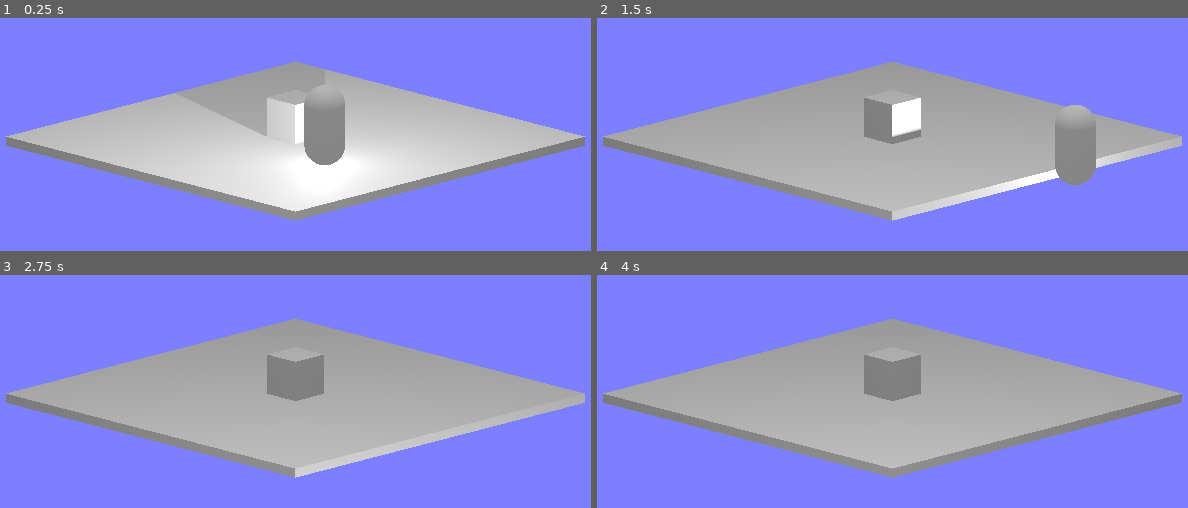
Above: before the commit, frames 1-4 (two rows, left to right).
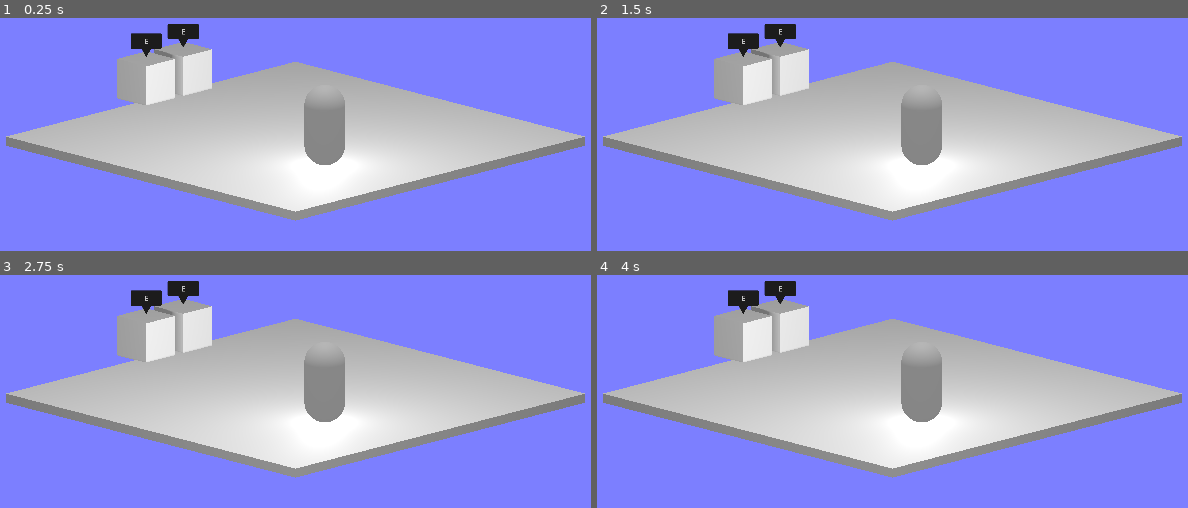
Above: after the commit, the same moments.

Repository: BlodyxCZ/PirateSoftGameJam
Game: Godot game, scene res://scenes/TEST/node_2d.tscn
Same seed, same stepped clock (60 frames per second), same inputs: the game is played once before the commit and once after it. The project has no main scene, so this scene is started directly.
Inputs:
- Up to frame 1 (0.25 s): no input
- Up to frame 2 (1.5 s): tap Enter (ui_accept) at 0.5, 0.77, 0.8, 1.07, 1.35 s; hold Right (ui_right) 0.53-1.28 s; tap E (interact, bound only after the commit) at 0.6 s; hold Down (ui_down) from 1.28 s (still down)
- Up to frame 3 (2.75 s): tap Enter (ui_accept) at 1.52, 1.82, 2.3 s; tap E (interact, bound only after the commit) at 1.55, 2.1 s; release Down (ui_down) at 2.03 s; hold Right (ui_right) from 2.03 s (still down)
- Up to frame 4 (4 s): release Right (ui_right) at 2.78 s; hold Up (ui_up) 2.78-3.53 s; tap E (interact, bound only after the commit) at 2.85 s; tap Enter (ui_accept) at 3.02, 3.32, 3.5, 3.6, 3.77 s; hold Left (ui_left) from 3.53 s (still down)

The runs differ from the first frame. In frame 1, 4.9% of the frame differs, in the area x 19-52%, y 2-55%; in frame 2, 27%, in the area x 14-99%, y 2-88%; in frame 3, 26%; in frame 4, 24%.
Error after the commit: Cannot call method 'hide' on a null value. (res://scenes/classes/InteractableObject/interactable_object.gd:13)

Commit message:
Classes for furniture
Added InteractableObject Class
Added ObjectGUI Class
Updated TestScene to show functionality

Diff:
--- a/project.godot
+++ b/project.godot
@@ -22,6 +22,34 @@
 "res://singletons/": "red"
 }
 
+[input]
+
+move_left={
+"deadzone": 0.5,
+"events": [Object(InputEventKey,"resource_local_to_scene":false,"resource_name":"","device":-1,"window_id":0,"alt_pressed":false,"shift_pressed":false,"ctrl_pressed":false,"meta_pressed":false,"pressed":false,"keycode":0,"physical_keycode":65,"key_label":0,"unicode":97,"echo":false,"script":null)
+]
+}
+move_right={
+"deadzone": 0.5,
+"events": [Object(InputEventKey,"resource_local_to_scene":false,"resource_name":"","device":-1,"window_id":0,"alt_pressed":false,"shift_pressed":false,"ctrl_pressed":false,"meta_pressed":false,"pressed":false,"keycode":0,"physical_keycode":68,"key_label":0,"unicode":100,"echo":false,"script":null)
+]
+}
+move_up={
+"deadzone": 0.5,
+"events": [Object(InputEventKey,"resource_local_to_scene":false,"resource_name":"","device":-1,"window_id":0,"alt_pressed":false,"shift_pressed":false,"ctrl_pressed":false,"meta_pressed":false,"pressed":false,"keycode":0,"physical_keycode":87,"key_label":0,"unicode":119,"echo":false,"script":null)
+]
+}
+move_down={
+"deadzone": 0.5,
+"events": [Object(InputEventKey,"resource_local_to_scene":false,"resource_name":"","device":-1,"window_id":0,"alt_pressed":false,"shift_pressed":false,"ctrl_pressed":false,"meta_pressed":false,"pressed":false,"keycode":0,"physical_keycode":83,"key_label":0,"unicode":115,"echo":false,"script":null)
+]
+}
+interact={
+"deadzone": 0.5,
+"events": [Object(InputEventKey,"resource_local_to_scene":false,"resource_name":"","device":-1,"window_id":0,"alt_pressed":false,"shift_pressed":false,"ctrl_pressed":false,"meta_pressed":false,"pressed":false,"keycode":0,"physical_keycode":69,"key_label":0,"unicode":101,"echo":false,"script":null)
+]
+}
+
 [rendering]
 
 renderer/rendering_method="gl_compatibility"
--- a/scenes/TEST/CSGBox3D2.gd
+++ b/scenes/TEST/CSGBox3D2.gd
@@ -2,24 +2,15 @@
 
 
 const SPEED = 5.0
-const JUMP_VELOCITY = 4.5
 
-# Get the gravity from the project settings to be synced with RigidBody nodes.
 var gravity: float = ProjectSettings.get_setting("physics/3d/default_gravity")
 
 
 func _physics_process(delta: float) -> void:
-	# Add the gravity.
 	if not is_on_floor():
 		velocity.y -= gravity * delta
 
-	# Handle jump.
-	if Input.is_action_just_pressed("ui_accept") and is_on_floor():
-		velocity.y = JUMP_VELOCITY
-
-	# Get the input direction and handle the movement/deceleration.
-	# As good practice, you should replace UI actions with custom gameplay actions.
-	var input_dir := Input.get_vector("ui_left", "ui_right", "ui_up", "ui_down").rotated(-PI/4)
+	var input_dir := Input.get_vector("move_left", "move_right", "move_up", "move_down").rotated(-PI/4)
 	var direction := (transform.basis * Vector3(input_dir.x, 0, input_dir.y)).normalized()
 	if direction:
 		velocity.x = direction.x * SPEED
--- a/scenes/TEST/node_2d.tscn
+++ b/scenes/TEST/node_2d.tscn
@@ -1,6 +1,7 @@
-[gd_scene load_steps=5 format=3 uid="uid://viir1nqc5m22"]
+[gd_scene load_steps=8 format=3 uid="uid://viir1nqc5m22"]
 
 [ext_resource type="Script" path="res://scenes/TEST/CSGBox3D2.gd" id="1_3sqii"]
+[ext_resource type="Script" path="res://scenes/classes/InteractableObject/interactable_object.gd" id="2_15u1f"]
 
 [sub_resource type="Environment" id="Environment_rt2ji"]
 background_mode = 1
@@ -17,6 +18,12 @@
 
 [sub_resource type="CapsuleShape3D" id="CapsuleShape3D_il3u2"]
 
+[sub_resource type="BoxShape3D" id="BoxShape3D_7t8by"]
+size = Vector3(2.271, 0.797363, 0.31311)
+
+[sub_resource type="ViewportTexture" id="ViewportTexture_1oelk"]
+viewport_path = NodePath("InteractableObject/SubViewport")
+
 [node name="Node3D" type="Node3D"]
 
 [node name="WorldEnvironment" type="WorldEnvironment" parent="."]
@@ -31,7 +38,7 @@
 use_collision = true
 size = Vector3(10, 0.227, 10)
 
-[node name="CSGBox3D2" type="CharacterBody3D" parent="."]
+[node name="CSGBox3D2" type="CharacterBody3D" parent="." groups=["Player"]]
 transform = Transform3D(1, 0, 0, 0, 1, 0, 0, 0, 1, 2.373, 1, 1.362)
 script = ExtResource("1_3sqii")
 
@@ -52,12 +59,84 @@
 projection = 1
 size = 10.96
 
-[node name="CSGBox3D3" type="CSGBox3D" parent="."]
+[node name="InteractableObject" type="Node3D" parent="." node_paths=PackedStringArray("gui")]
+transform = Transform3D(1, 0, 0, 0, 1, 0, 0, 0, 1, -5.14945, 0, 0)
+script = ExtResource("2_15u1f")
+gui = NodePath("")
+
+[node name="Range" type="Area3D" parent="InteractableObject"]
+
+[node name="CollisionShape3D" type="CollisionShape3D" parent="InteractableObject/Range"]
+transform = Transform3D(1, 0, 0, 0, 1, 0, 0, 0, 1, 0.635498, 0.101318, 0)
+shape = SubResource("BoxShape3D_7t8by")
+
+[node name="CSGBox3D3" type="CSGBox3D" parent="InteractableObject"]
 transform = Transform3D(1, 0, 0, 0, 1, 0, 0, 0, 1, 0, 0.217129, 0)
 use_collision = true
 
-[node name="CSGBox3D4" type="CSGBox3D" parent="."]
+[node name="CSGBox3D4" type="CSGBox3D" parent="InteractableObject"]
 transform = Transform3D(1, 0, 0, 0, 1, 0, 0, 0, 1, 0, 0.217, 0)
 cast_shadow = 3
 use_collision = true
 size = Vector3(0.7, 1, 0.7)
+
+[node name="Sprite3D" type="Sprite3D" parent="InteractableObject"]
+transform = Transform3D(0.3, 0, 0, 0, 0.3, 0, 0, 0, 0.3, 0, 1.16642, 0)
+billboard = 2
+texture = SubResource("ViewportTexture_1oelk")
+
+[node name="SubViewport" type="SubViewport" parent="InteractableObject"]
+transparent_bg = true
+
+[node name="Polygon2D" type="Polygon2D" parent="InteractableObject/SubViewport"]
+color = Color(0.140447, 0.140447, 0.140447, 1)
+polygon = PackedVector2Array(136, 192, 128, 200, 128, 312, 136, 320, 216, 320, 256, 392, 296, 320, 376, 320, 384, 312, 384, 200, 376, 192)
+
+[node name="Label" type="Label" parent="InteractableObject/SubViewport"]
+offset_right = 512.0
+offset_bottom = 512.0
+theme_override_font_sizes/font_size = 64
+text = "E"
+horizontal_alignment = 1
+vertical_alignment = 1
+
+[node name="InteractableObject2" type="Node3D" parent="." node_paths=PackedStringArray("gui")]
+transform = Transform3D(1, 0, 0, 0, 1, 0, 0, 0, 1, -5.14945, 0, -1.27462)
+script = ExtResource("2_15u1f")
+gui = NodePath("")
+
+[node name="Range" type="Area3D" parent="InteractableObject2"]
+
+[node name="CollisionShape3D" type="CollisionShape3D" parent="InteractableObject2/Range"]
+transform = Transform3D(1, 0, 0, 0, 1, 0, 0, 0, 1, 0.635498, 0.101318, 0)
+shape = SubResource("BoxShape3D_7t8by")
+
+[node name="CSGBox3D3" type="CSGBox3D" parent="InteractableObject2"]
+transform = Transform3D(1, 0, 0, 0, 1, 0, 0, 0, 1, 0, 0.217129, 0)
+use_collision = true
+
+[node name="CSGBox3D4" type="CSGBox3D" parent="InteractableObject2"]
+transform = Transform3D(1, 0, 0, 0, 1, 0, 0, 0, 1, 0, 0.217, 0)
+cast_shadow = 3
+use_collision = true
+size = Vector3(0.7, 1, 0.7)
+
+[node name="Sprite3D" type="Sprite3D" parent="InteractableObject2"]
+transform = Transform3D(0.3, 0, 0, 0, 0.3, 0, 0, 0, 0.3, 0, 1.16642, 0)
+billboard = 2
+texture = SubResource("ViewportTexture_1oelk")
+
+[node name="SubViewport" type="SubViewport" parent="InteractableObject2"]
+transparent_bg = true
+
+[node name="Polygon2D" type="Polygon2D" parent="InteractableObject2/SubViewport"]
+color = Color(0.140447, 0.140447, 0.140447, 1)
+polygon = PackedVector2Array(136, 192, 128, 200, 128, 312, 136, 320, 216, 320, 256, 392, 296, 320, 376, 320, 384, 312, 384, 200, 376, 192)
+
+[node name="Label" type="Label" parent="InteractableObject2/SubViewport"]
+offset_right = 512.0
+offset_bottom = 512.0
+theme_override_font_sizes/font_size = 64
+text = "E"
+horizontal_alignment = 1
+vertical_alignment = 1
--- /dev/null
+++ b/scenes/classes/InteractableObject/interactable_object.gd
@@ -0,0 +1,31 @@
+class_name InteractableObject3D
+extends Node3D
+
+
+@export var gui: ObjectGUI
+@export var pop_up: Sprite3D
+var is_in_range: bool = false
+
+
+func _ready() -> void:
+	$Range.body_entered.connect(_on_body_entered)
+	$Range.body_exited.connect(_on_body_exited)
+	pop_up.hide()
+
+
+func _input(event: InputEvent) -> void:
+	if event.is_action("interact") and event.is_pressed() and not event.is_echo():
+		if is_in_range and not gui.visible:
+			gui.open()
+			print("open")
+
+func _on_body_entered(body: Node3D) -> void:
+	if not body.is_in_group("Player"): return
+	is_in_range = true
+	pop_up.show()
+
+
+func _on_body_exited(body: Node3D) -> void:
+	if not body.is_in_group("Player"): return
+	is_in_range = false
+	pop_up.hide()
--- /dev/null
+++ b/scenes/classes/InteractableObject/interactable_object.tscn
@@ -0,0 +1,7 @@
+[gd_scene format=3 uid="uid://c5v2bngxt5lmk"]
+
+[node name="InteractableObject" type="Node3D"]
+
+[node name="Range" type="Area3D" parent="."]
+
+[node name="CollisionShape3D" type="CollisionShape3D" parent="Range"]
--- /dev/null
+++ b/scenes/classes/ObjectGUI/object_gui.gd
@@ -0,0 +1,21 @@
+class_name ObjectGUI
+extends Control
+
+
+func _input(event: InputEvent) -> void:
+	if event.is_action("interact") and event.is_pressed() and not event.is_echo() and self.visible:
+		await get_tree().create_timer(0.1).timeout
+		close()
+		print("close")
+
+
+func _ready() -> void:
+	hide()
+
+
+func open() -> void:
+	show()
+
+
+func close() -> void:
+	hide()
